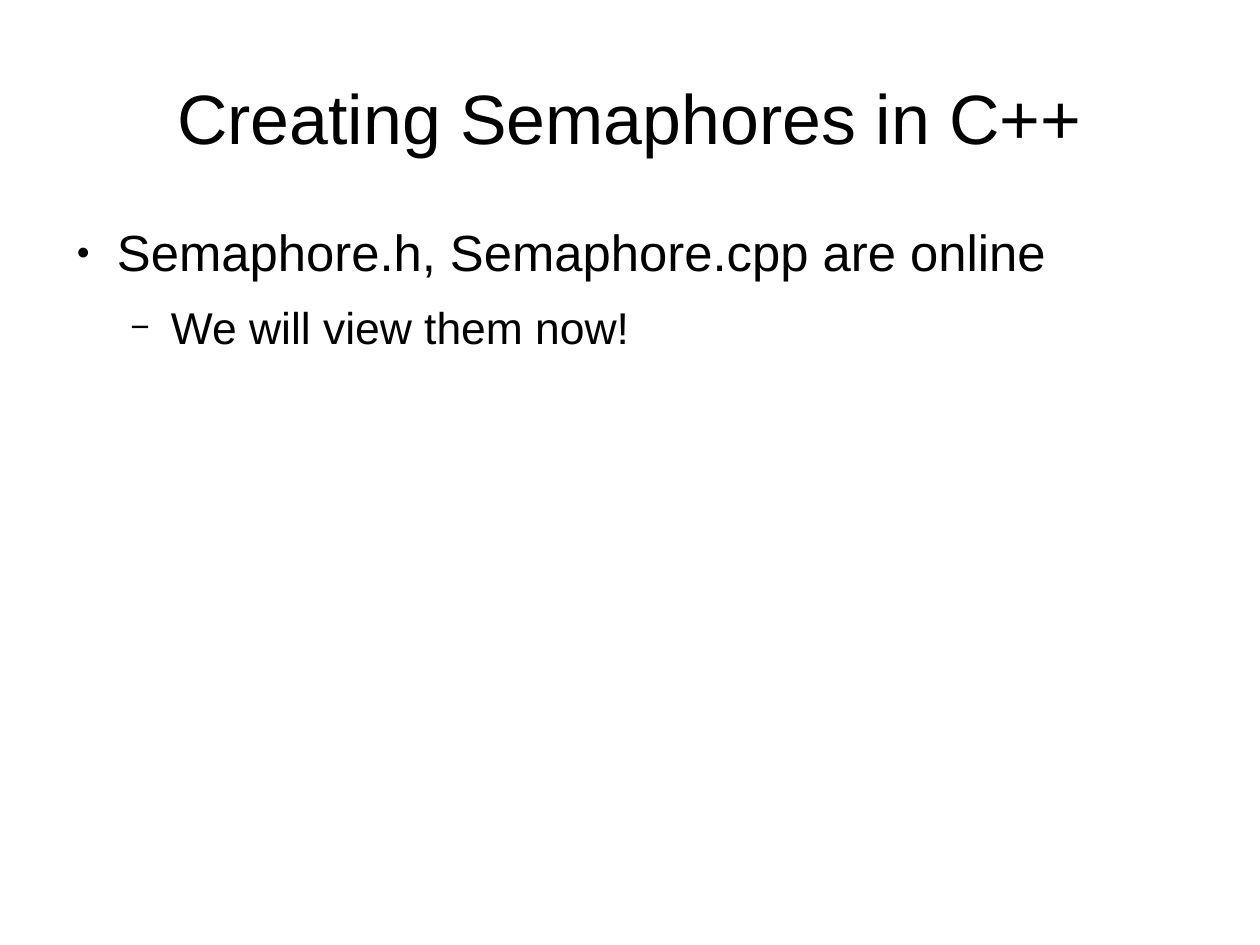
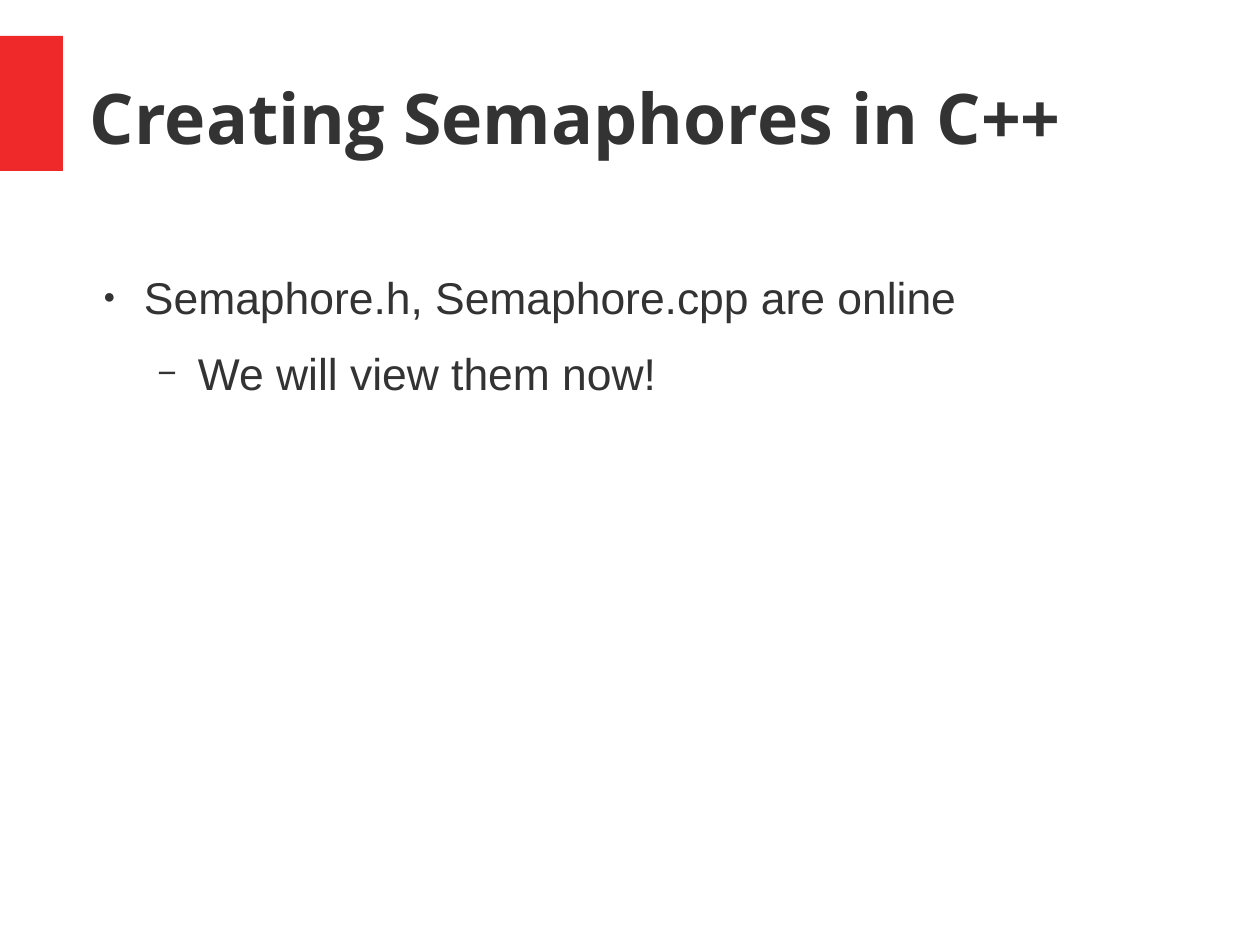
Before and after one commit to josephkehoe/CDD101, a slide deck: slide 6 of Concurrency/Slides/03Semaphores.odp. Drawn at 1260x945 pixels with LibreOffice and Linux fonts; fonts in the diff are those of the drawing. Boxes give left, top, right and bottom in pixels: in the first picture for what was removed or moved away, otherwise in the second. Text is boxed around its words. In the diff, an @@ line names an element or a change of style, - is before the commit and + after.

```diff
--- a/Concurrency/Slides/03Semaphores.odp
+++ b/Concurrency/Slides/03Semaphores.odp
@@ rectangle added at box(0, 35, 63, 170), fill #EF2929 @@
@@ title "Creating Semaphores in C++": place and size @@
-title "Creating Semaphores in C++" at box(177, 93, 1081, 157)
+title "Creating Semaphores in C++" at box(90, 91, 1061, 161)
@@ title "Creating Semaphores in C++" at box(90, 91, 1061, 161): font Arial to Open Sans, text colour #000000 to #333333, bold on; alignment centre to left @@
@@ text "Semaphore.h, Semaphore.cpp are online": place and size @@
-text "Semaphore.h, Semaphore.cpp are online" at box(117, 234, 1046, 345)
+text "Semaphore.h, Semaphore.cpp are online" at box(144, 281, 956, 391)
@@ text "Semaphore.h, Semaphore.cpp are online" at box(144, 281, 956, 391): size 32 to 28 pt in "Semaphore.h, Semaphore.cpp are online"; text colour #000000 to #333333; bullet colour #000000 to #333333 @@
```
Also in this commit, not shown: 8 other slides changed.
